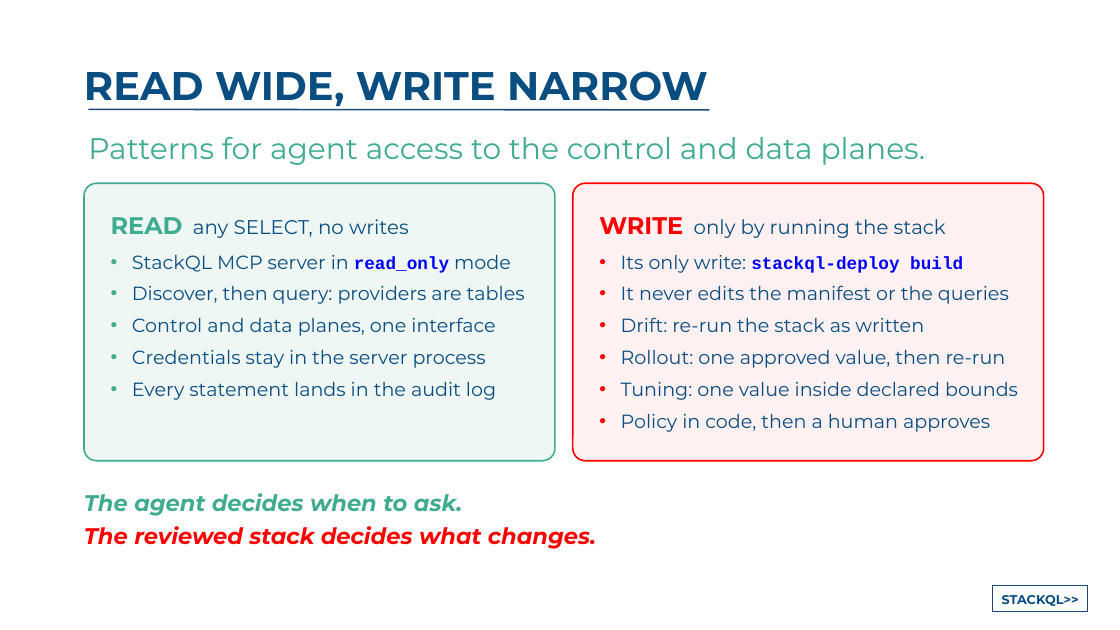
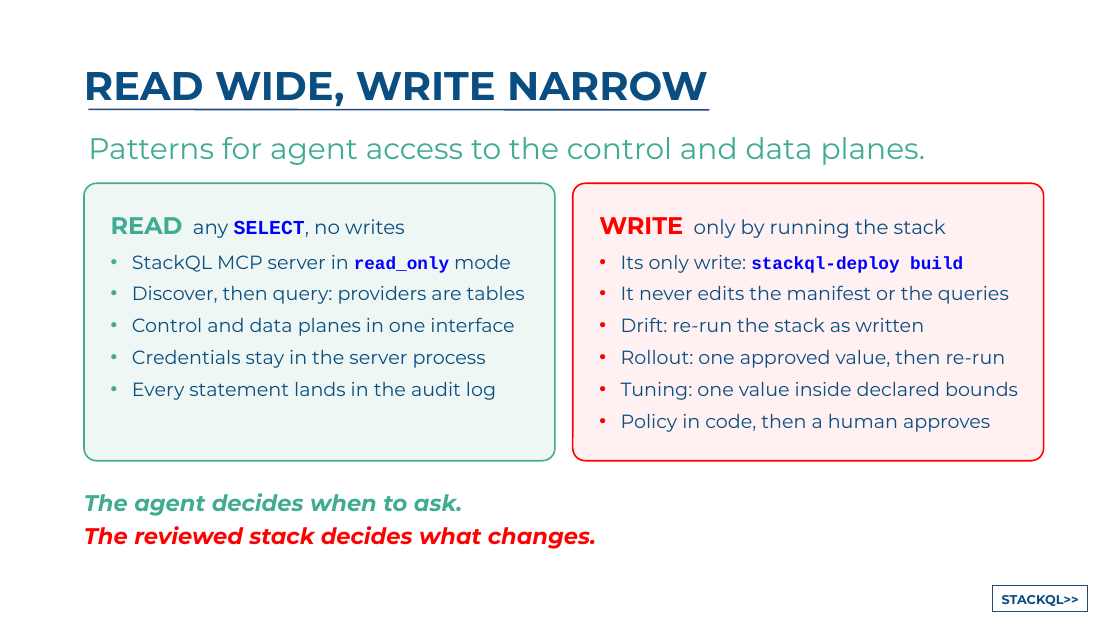
Before and after one commit to stackql-labs/agentic-platform-engineering, a slide deck: slide 14 of 11-26 Infracoders/slides/Stateless IaC for Agents.pptx. Drawn at 1120x630 pixels with LibreOffice and Linux fonts; fonts in the diff are those of the drawing. Boxes give left, top, right and bottom in pixels: in the first picture for what was removed or moved away, otherwise in the second. Text is boxed around its words. In the diff, an @@ line names an element or a change of style, - is before the commit and + after.

```diff
--- a/11-26 Infracoders/slides/Stateless IaC for Agents.pptx
+++ b/11-26 Infracoders/slides/Stateless IaC for Agents.pptx
@@ text in rounded rectangle at <box>111,217,405,238</box>: font Montserrat to Courier New, text colour #0A4D81 to #0000FF, bold on in "SELECT," @@
@@ text in rounded rectangle at <box>132,317,514,336</box>: text changed @@
-• Control and data planes, one interface
+• Control and data planes in one interface
```
Also in this commit, not shown: 2 other slides changed, 9 other files.
